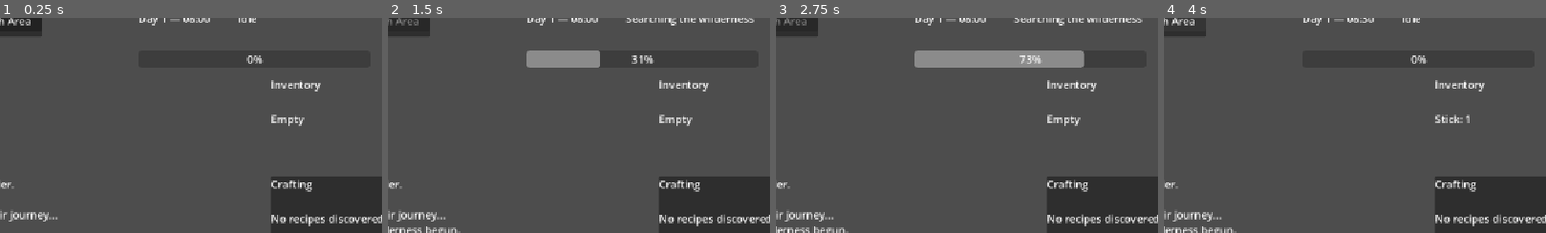
Above: before the commit, frames 1-4 (left to right).
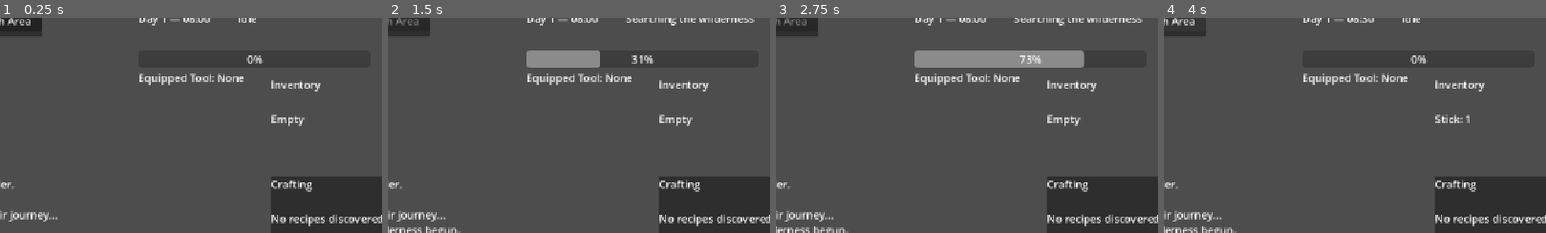
Above: after the commit, the same moments.

Repository: thegrundle-git/frontierthegame
Game: Godot game, scene res://scenes/Main.tscn
Same seed, same stepped clock (60 frames per second), same inputs: the game is played once before the commit and once after it.
Inputs:
- Up to frame 1 (0.25 s): no input
- Up to frame 2 (1.5 s): click "Search Area" at 0.5 s
- Up to frame 3 (2.75 s): no input
- Up to frame 4 (4 s): no input
The pictures show only the part of the screen within x 17-67%, y 2-52%; the shares and areas given below are measured in that part.

The runs differ from the first frame. In frame 1, 0.6% of the frame differs, in the area x 36-64%, y 25-32%; in frame 2, 0.6%; in frame 3, 0.6%; in frame 4, 0.6%.

Commit message:
v0.1.7 - Added tools and tree chopping
- Added equipped tool support
- Automatically equipped the first crafted tool
- Added Stone Axe tool display
- Added timed tree chopping
- Added Wood Log gathering
- Added skill-based chopping yield
- Unlocked actions based on equipped tools

Diff:
--- a/scenes/ui/GameUI.tscn
+++ b/scenes/ui/GameUI.tscn
@@ -35,6 +35,13 @@
 layout_mode = 2
 text = "Hunger: 100/100"
 
+[node name="ToolLabel" type="Label" parent="." unique_id=1305648133]
+layout_mode = 0
+offset_left = 400.0
+offset_top = 90.0
+offset_right = 440.0
+offset_bottom = 113.0
+
 [node name="ActionPanel" type="PanelContainer" parent="." unique_id=980779684]
 layout_mode = 0
 offset_left = 130.0
@@ -47,6 +54,10 @@
 [node name="SearchButton" type="Button" parent="ActionPanel/ActionList" unique_id=829570689]
 layout_mode = 2
 text = "Search Area"
+
+[node name="ChopButton" type="Button" parent="ActionPanel/ActionList" unique_id=2147100535]
+layout_mode = 2
+text = "Chop Tree"
 
 [node name="EventLog" type="RichTextLabel" parent="." unique_id=96209853]
 layout_mode = 0
@@ -118,4 +129,5 @@
 offset_bottom = 87.0
 
 [connection signal="pressed" from="ActionPanel/ActionList/SearchButton" to="." method="_on_search_button_pressed"]
+[connection signal="pressed" from="ActionPanel/ActionList/ChopButton" to="." method="_on_chop_button_pressed"]
 [connection signal="pressed" from="CraftPanel/CraftList/CraftButton" to="." method="_on_craft_button_pressed"]
--- /dev/null
+++ b/scripts/actions/ChopTreeAction.gd
@@ -0,0 +1,71 @@
+extends Node
+class_name ChopTreeAction
+
+
+const REQUIRED_TOOL_ID := "stone_axe"
+const WOOD_LOG_ITEM_ID := "wood_log"
+
+
+func perform(survivor: Survivor) -> bool:
+	if survivor == null:
+		return false
+
+	if not survivor.has_equipped_tool(
+		REQUIRED_TOOL_ID
+	):
+		_add_event(
+			"A suitable axe must be equipped before chopping trees."
+		)
+		return false
+
+	var amount := _calculate_log_yield(survivor)
+
+	survivor.inventory.add_item(
+		WOOD_LOG_ITEM_ID,
+		amount
+	)
+
+	survivor.gain_gathering_xp(4)
+	survivor.gain_knowledge(2)
+
+	DiscoveryManager.record_item_observation(
+		WOOD_LOG_ITEM_ID
+	)
+
+	DiscoveryManager.check_discoveries()
+
+	_add_event(
+		survivor.data.display_name
+		+ " felled a small tree and cut away the usable timber."
+	)
+
+	var wood_log := ItemDatabase.get_item(
+		WOOD_LOG_ITEM_ID
+	)
+
+	if wood_log != null:
+		_add_event(
+			"Gathered: "
+			+ wood_log.display_name
+			+ " x"
+			+ str(amount)
+		)
+
+	if GameManager.game_ui:
+		GameManager.game_ui.refresh_all()
+
+	return true
+
+
+func _calculate_log_yield(
+	survivor: Survivor
+) -> int:
+	if survivor.data.gathering_level >= 5:
+		return 2
+
+	return 1
+
+
+func _add_event(message: String) -> void:
+	if GameManager.game_ui:
+		GameManager.game_ui.add_event(message)
--- a/scripts/actions/CraftAction.gd
+++ b/scripts/actions/CraftAction.gd
@@ -45,7 +45,33 @@
 		+ "."
 	)
 
+	_auto_equip_first_tool(
+		survivor,
+		recipe
+	)
+
 	return true
+
+
+func _auto_equip_first_tool(
+	survivor: Survivor,
+	recipe: RecipeData
+) -> void:
+	if not survivor.equipped_tool_id.is_empty():
+		return
+
+	for result in recipe.results:
+		if result == null or result.item == null:
+			continue
+
+		if "tool" not in result.item.tags:
+			continue
+
+		survivor.equip_tool(
+			result.item.id
+		)
+
+		return
 
 
 func _add_event(message: String) -> void:
--- a/scripts/autoload/GameManager.gd
+++ b/scripts/autoload/GameManager.gd
@@ -6,6 +6,9 @@
 
 const CRAFT_DURATION_SECONDS := 4.0
 const CRAFT_GAME_MINUTES := 45
+
+const CHOP_DURATION_SECONDS := 5.0
+const CHOP_GAME_MINUTES := 120
 
 
 var current_survivor: Survivor
@@ -126,6 +129,37 @@
 		game_ui.refresh_all()
 
 
+func chop_tree() -> bool:
+	if current_survivor == null:
+		return false
+
+	if ActionManager.is_busy:
+		return false
+
+	if not current_survivor.has_equipped_tool(
+		"stone_axe"
+	):
+		_add_event(
+			"Finnley needs an equipped Stone Axe to chop trees."
+		)
+		return false
+
+	return ActionManager.start_action(
+		"Chopping a tree",
+		CHOP_DURATION_SECONDS,
+		CHOP_GAME_MINUTES,
+		Callable(self, "_complete_chop_tree")
+	)
+
+
+func _complete_chop_tree() -> void:
+	if current_survivor == null:
+		return
+
+	var chop_action := ChopTreeAction.new()
+	chop_action.perform(current_survivor)
+
+
 func _add_event(message: String) -> void:
 	if game_ui:
 		game_ui.add_event(message)
--- a/scripts/characters/Survivor.gd
+++ b/scripts/characters/Survivor.gd
@@ -4,6 +4,8 @@
 
 var data: SurvivorData
 var inventory: FrontierInventory
+
+var equipped_tool_id: String = ""
 
 
 func initialize(survivor_data: SurvivorData) -> void:
@@ -44,3 +46,39 @@
 		return
 
 	GameManager.current_civilization.knowledge += amount
+
+
+func equip_tool(item_id: String) -> bool:
+	if not inventory.has_item(item_id):
+		return false
+
+	var item_data := ItemDatabase.get_item(item_id)
+
+	if item_data == null:
+		return false
+
+	if "tool" not in item_data.tags:
+		return false
+
+	equipped_tool_id = item_id
+
+	if GameManager.game_ui:
+		GameManager.game_ui.add_event(
+			data.display_name
+			+ " equipped "
+			+ item_data.display_name
+			+ "."
+		)
+
+	return true
+
+
+func has_equipped_tool(item_id: String) -> bool:
+	return equipped_tool_id == item_id
+
+
+func get_equipped_tool() -> ItemData:
+	if equipped_tool_id.is_empty():
+		return null
+
+	return ItemDatabase.get_item(equipped_tool_id)
--- a/scripts/ui/GameUI.gd
+++ b/scripts/ui/GameUI.gd
@@ -7,6 +7,7 @@
 @onready var event_log: RichTextLabel = $EventLog
 @onready var inventory_label: Label = $InventoryLabel
 @onready var gathering_label: Label = $GatheringLabel
+@onready var tool_label: Label = $ToolLabel
 
 @onready var time_label: Label = $TimeLabel
 @onready var current_action_label: Label = (
@@ -21,6 +22,10 @@
 	$ActionPanel/ActionList/SearchButton
 )
 
+@onready var chop_button: Button = (
+	$ActionPanel/ActionList/ChopButton
+)
+
 @onready var recipe_label: Label = (
 	$CraftPanel/CraftList/RecipeLabel
 )
@@ -63,6 +68,7 @@
 	current_action_label.text = "Idle"
 	action_progress.value = 0.0
 
+
 func refresh_all() -> void:
 	update_survivor()
 
@@ -72,6 +78,8 @@
 		update_inventory(survivor.inventory)
 
 	update_crafting()
+	update_tool_display()
+	update_action_buttons()
 	_update_time()
 
 
@@ -144,6 +152,46 @@
 	)
 
 
+func update_tool_display() -> void:
+	var survivor := GameManager.current_survivor
+
+	if survivor == null:
+		tool_label.text = "Equipped Tool: None"
+		return
+
+	var tool := survivor.get_equipped_tool()
+
+	if tool == null:
+		tool_label.text = "Equipped Tool: None"
+		return
+
+	tool_label.text = (
+		"Equipped Tool: "
+		+ tool.display_name
+	)
+
+
+func update_action_buttons() -> void:
+	var survivor := GameManager.current_survivor
+
+	search_button.disabled = ActionManager.is_busy
+
+	if survivor == null:
+		chop_button.visible = false
+		chop_button.disabled = true
+		return
+
+	var can_chop := survivor.has_equipped_tool(
+		"stone_axe"
+	)
+
+	chop_button.visible = can_chop
+	chop_button.disabled = (
+		ActionManager.is_busy
+		or not can_chop
+	)
+
+
 func update_crafting() -> void:
 	var recipe := RecipeDatabase.get_recipe(
 		STONE_AXE_RECIPE_ID
@@ -240,15 +288,20 @@
 
 func _on_busy_changed(is_busy: bool) -> void:
 	search_button.disabled = is_busy
+	chop_button.disabled = is_busy
 
 	if is_busy:
 		craft_button.disabled = true
 	else:
-		update_crafting()
+		refresh_all()
 
 
 func _on_search_button_pressed() -> void:
 	GameManager.search_area()
+
+
+func _on_chop_button_pressed() -> void:
+	GameManager.chop_tree()
 
 
 func _on_craft_button_pressed() -> void:
Not shown, added: scripts/actions/ChopTreeAction.gd.uid
